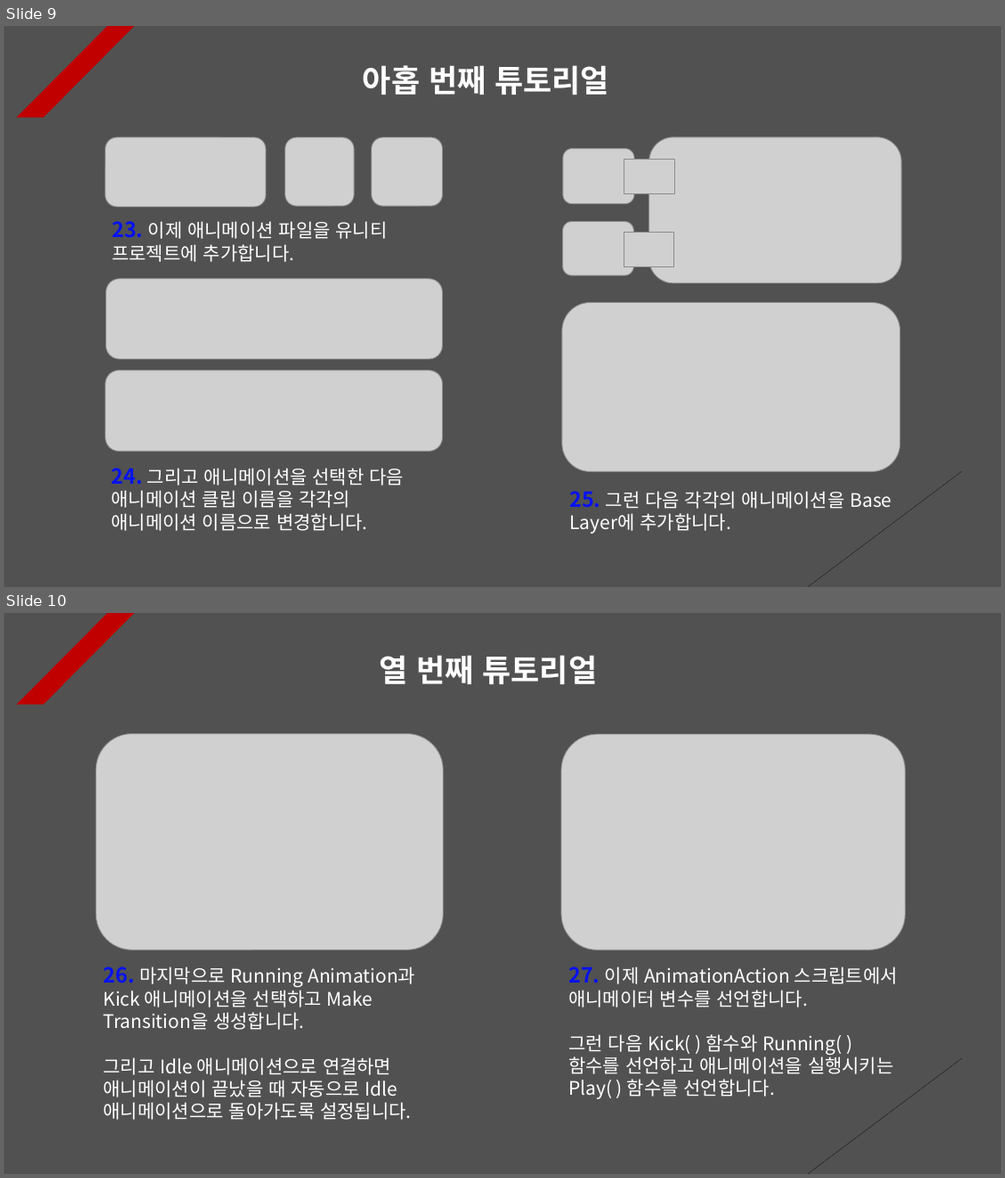
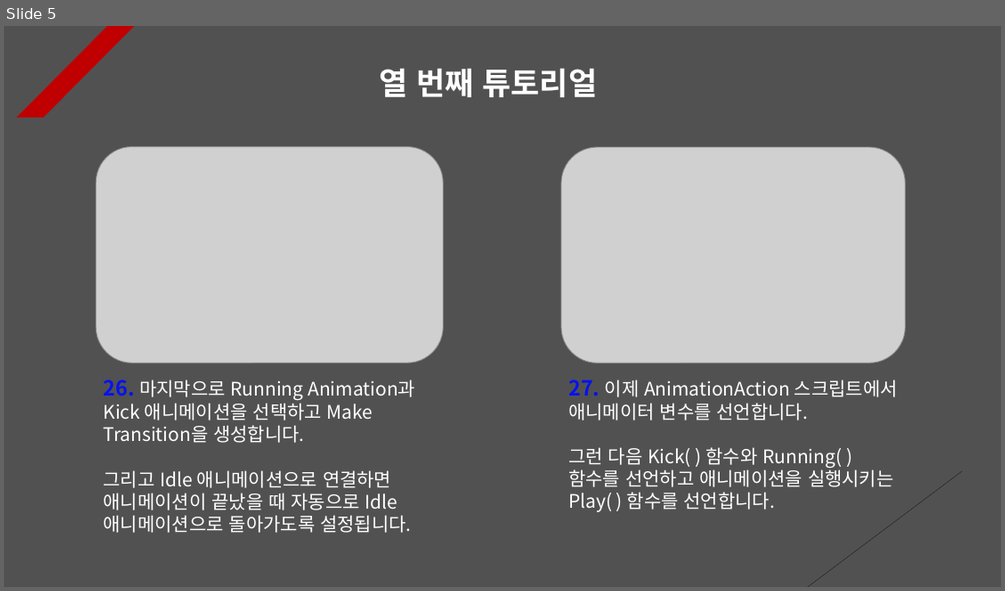
Before and after one commit to Unity2033/3D-UnityEngine, a slide deck: Assets/Animator Controller/PPT Data/Animator Controller Example.pptx. Shown one above the other, each under a label of ours: slides 9 and 10 before the commit, slide 5 after it. The pictures are 1005x1178 and 1005x591 pixels, drawn with LibreOffice and Linux fonts; fonts in the diff are those of the drawing; grey boxes stand for pictures. Boxes give left, top, right and bottom in pixels: in the first picture for what was removed or moved away, otherwise in the second. Text is boxed around its words. In the diff, an @@ line names an element or a change of style, - is before the commit and + after.

```diff
--- a/Assets/Animator Controller/PPT Data/Animator Controller Example.pptx
+++ b/Assets/Animator Controller/PPT Data/Animator Controller Example.pptx
@@ slide 9 removed at bbox=[4, 26, 1001, 587], background #515151; not listed: 2 template elements that a slide beside it also shows @@
@@ text removed at bbox=[363, 65, 609, 95] @@
-아홉 번째 튜토리얼
@@ picture removed at bbox=[105, 137, 266, 207] @@
@@ picture removed at bbox=[285, 137, 354, 206] @@
@@ picture removed at bbox=[372, 137, 442, 206] @@
@@ picture removed at bbox=[563, 149, 633, 204] @@
@@ picture removed at bbox=[649, 137, 901, 283] @@
@@ picture removed at bbox=[624, 160, 675, 194] @@
@@ text removed at bbox=[112, 221, 388, 262] @@
-23. 이제 애니메이션 파일을 유니티 프로젝트에 추가합니다.
@@ picture removed at bbox=[563, 221, 633, 275] @@
@@ picture removed at bbox=[624, 232, 674, 267] @@
@@ picture removed at bbox=[105, 279, 442, 359] @@
@@ picture removed at bbox=[562, 303, 900, 472] @@
@@ picture removed at bbox=[105, 370, 442, 451] @@
@@ text removed at bbox=[112, 467, 404, 531] @@
-24. 그리고 애니메이션을 선택한 다음 애니메이션 클립 이름을 각각의 애니메이션 이름으로 변경합니다.
@@ text removed at bbox=[569, 491, 892, 533] @@
-25. 그런 다음 각각의 애니메이션을 Base Layer에 추가합니다.
@@ what was slide 10 is now slide 5 @@
```
Also in this commit, not shown: 3 slides changed, 1 slide added, 5 other slides removed, 27 other files.
